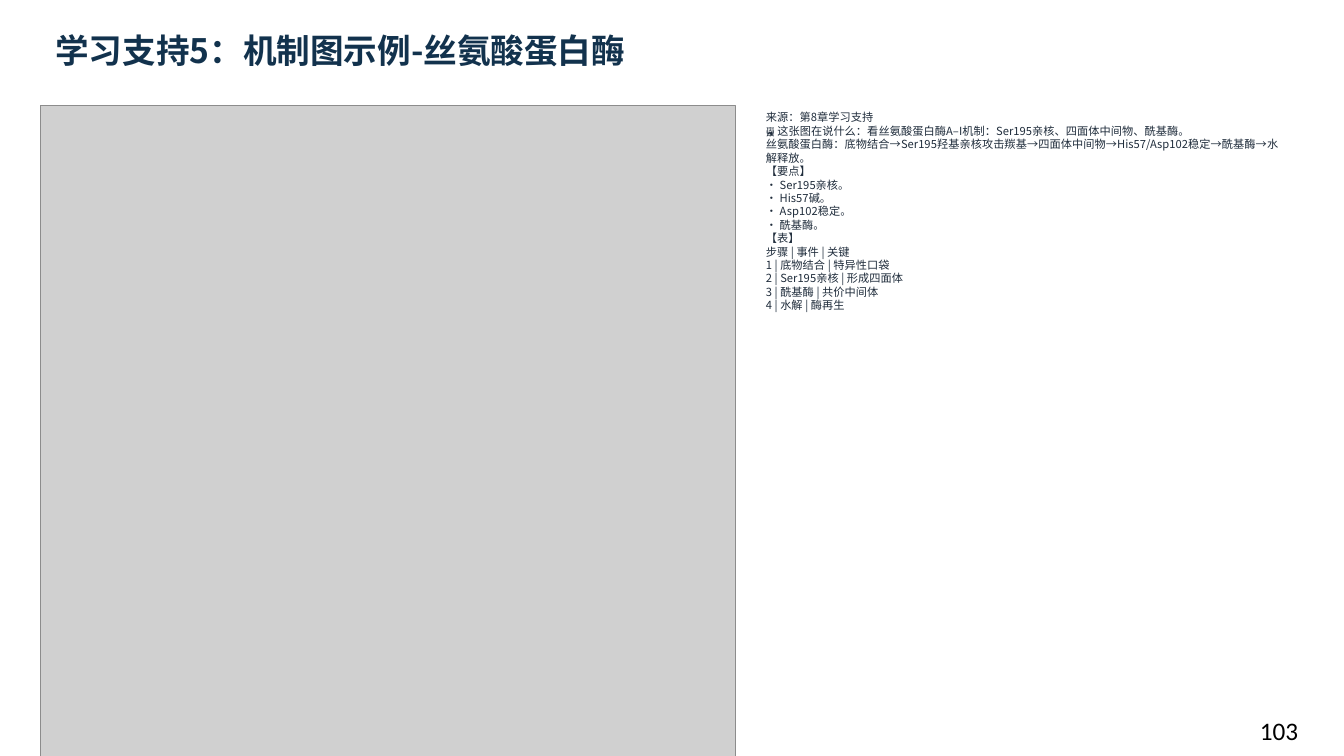
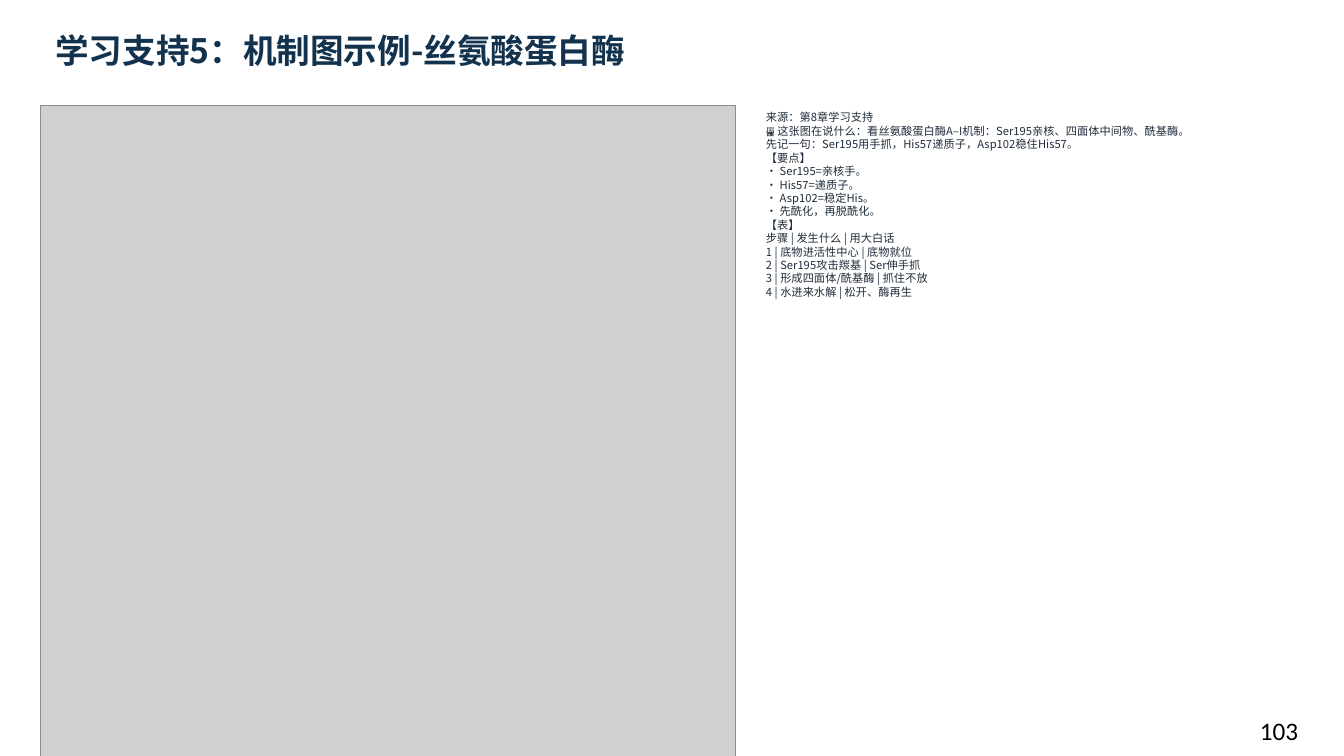
Before and after one commit to newkan-li/Biochemistry, a slide deck: slide 103 of downloads/bc08-ai-style.pptx. Drawn at 1344x756 pixels with LibreOffice and Linux fonts; fonts in the diff are those of the drawing; grey boxes stand for pictures. Boxes give left, top, right and bottom in pixels: in the first picture for what was removed or moved away, otherwise in the second. Text is boxed around its words. In the diff, an @@ line names an element or a change of style, - is before the commit and + after.

```diff
--- a/downloads/bc08-ai-style.pptx
+++ b/downloads/bc08-ai-style.pptx
@@ text at (766,111,1189,297): text changed @@
-来源：第8章学习支持
-🖼 这张图在说什么：看丝氨酸蛋白酶A–I机制：Ser195亲核、四面体中间物、酰基酶。
-丝氨酸蛋白酶：底物结合→Ser195羟基亲核攻击羰基→四面体中间物→His57/Asp102稳定→酰基酶→水解释放。
-【要点】
-• Ser195亲核。
-• His57碱。
-• Asp102稳定。
-• 酰基酶。
-【表】
-步骤 | 事件 | 关键
-1 | 底物结合 | 特异性口袋
-2 | Ser195亲核 | 形成四面体
-3 | 酰基酶 | 共价中间体
-4 | 水解 | 酶再生
+来源：第8章学习支持
+🖼 这张图在说什么：看丝氨酸蛋白酶A–I机制：Ser195亲核、四面体中间物、酰基酶。
+先记一句：Ser195用手抓，His57递质子，Asp102稳住His57。
+【要点】
+• Ser195=亲核手。
+• His57=递质子。
+• Asp102=稳定His。
+• 先酰化，再脱酰化。
+【表】
+步骤 | 发生什么 | 用大白话
+1 | 底物进活性中心 | 底物就位
+2 | Ser195攻击羰基 | Ser伸手抓
+3 | 形成四面体/酰基酶 | 抓住不放
+4 | 水进来水解 | 松开、酶再生
```
Also in this commit, not shown: 8 other slides changed, 6 other files.
